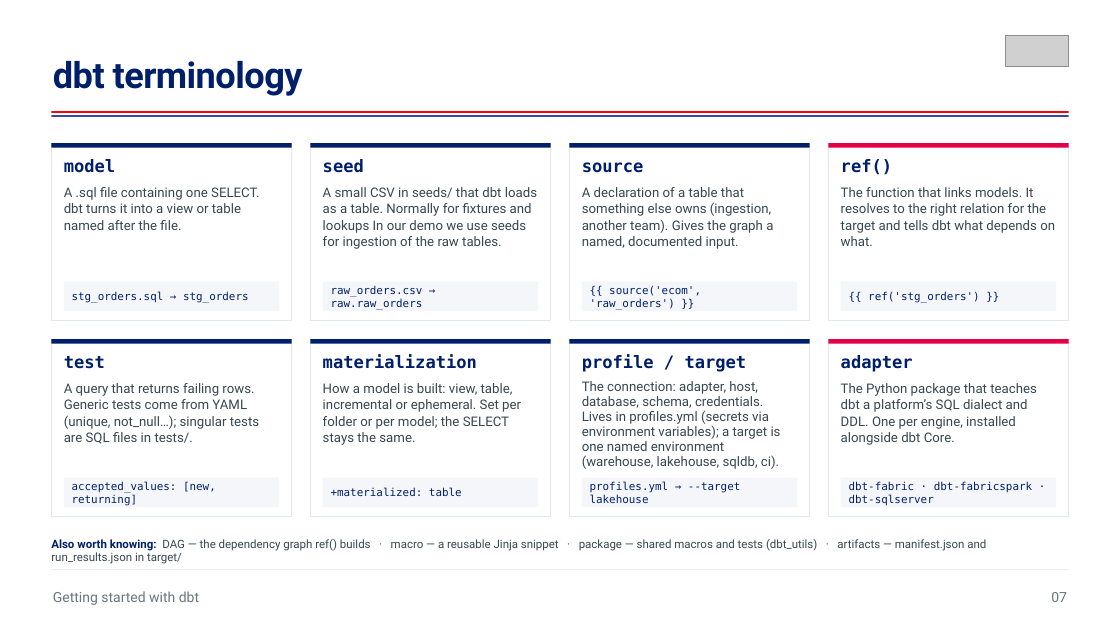
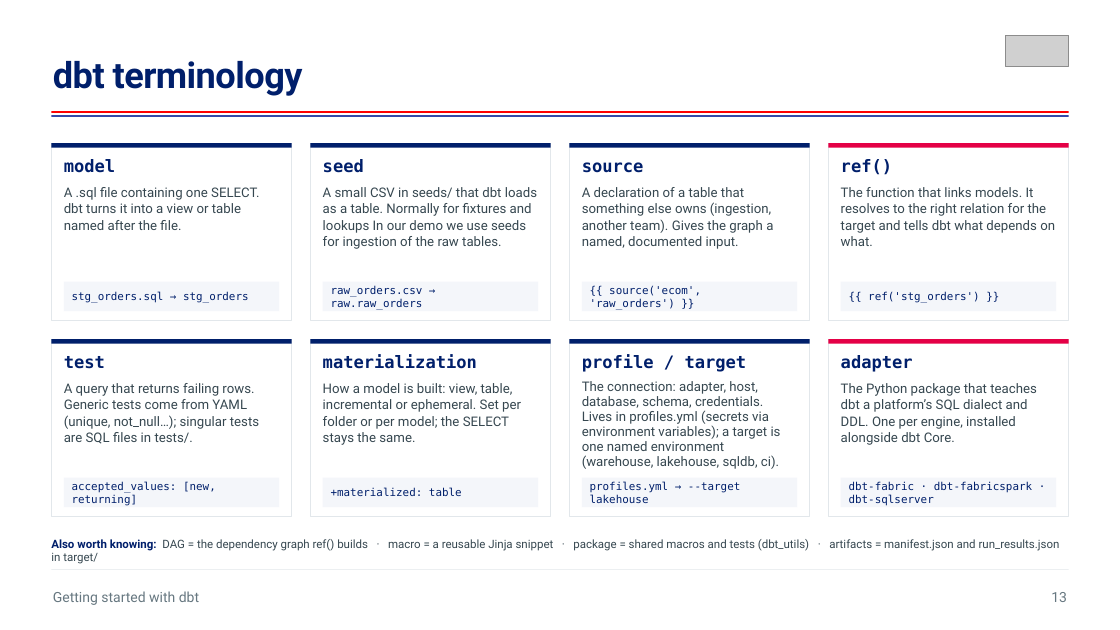
Before and after one commit to aboerger/getting-started-with-dbt, a slide deck: slide 14 of sql-as-software-getting-started-with-dbt.pptx (slide 10 before the commit). Drawn at 1120x630 pixels with LibreOffice and Linux fonts; fonts in the diff are those of the drawing; grey boxes stand for pictures. Boxes give left, top, right and bottom in pixels: in the first picture for what was removed or moved away, otherwise in the second. Text is boxed around its words. In the diff, an @@ line names an element or a change of style, - is before the commit and + after.

```diff
--- a/sql-as-software-getting-started-with-dbt.pptx
+++ b/sql-as-software-getting-started-with-dbt.pptx
@@ text at (x1=51, y1=539, x2=1060, y2=564): text changed @@
-Also worth knowing: DAG — the dependency graph ref() builds · macro — a reusable Jinja snippet · package — shared macros and tests (dbt_utils) · artifacts — manifest.json and run_results.json in target/
+Also worth knowing: DAG = the dependency graph ref() builds · macro = a reusable Jinja snippet · package = shared macros and tests (dbt_utils) · artifacts = manifest.json and run_results.json in target/
@@ text at (x1=1051, y1=592, x2=1067, y2=602): text changed @@
-07
+13
```
Also in this commit, not shown: 29 other slides changed, 4 slides added, 1 slide removed, 2 other files.
